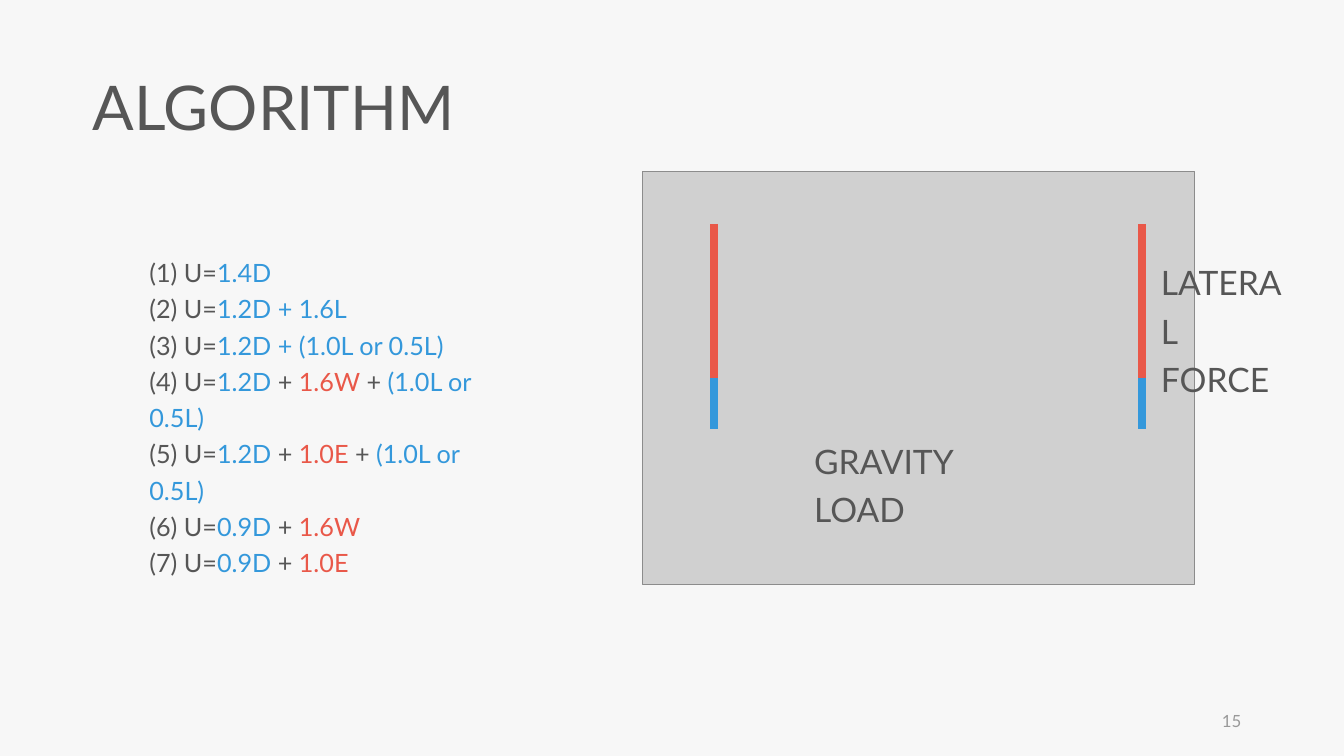
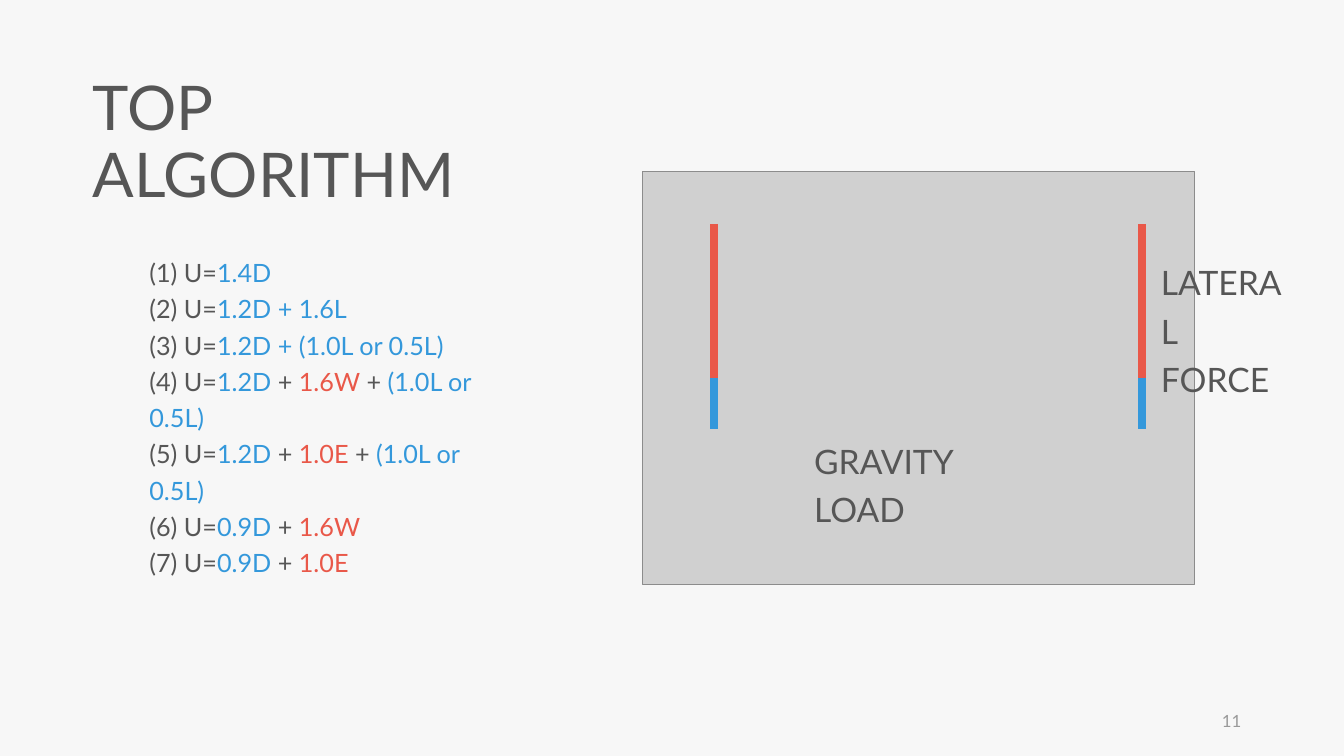
Before and after one commit to skyran1278/VbaProject, a slide deck: slide 11 of 20180126_SmartSplice/20180920_Meeting/20180920 Meeting.pptx (slide 15 before the commit). Drawn at 1344x756 pixels with LibreOffice and Linux fonts; fonts in the diff are those of the drawing; grey boxes stand for pictures. Boxes give left, top, right and bottom in pixels: in the first picture for what was removed or moved away, otherwise in the second. Text is boxed around its words. In the diff, an @@ line names an element or a change of style, - is before the commit and + after.

```diff
--- a/20180126_SmartSplice/20180920_Meeting/20180920 Meeting.pptx
+++ b/20180126_SmartSplice/20180920_Meeting/20180920 Meeting.pptx
@@ text at <box>93,85,455,198</box>: text changed @@
-ALGORITHM
+TOP ALGORITHM
@@ page number at <box>1222,715,1241,727</box>: text changed @@
-15
+11
```
Also in this commit, not shown: 14 other slides changed, 3 slides added, 53 slides removed, 4 other files.
